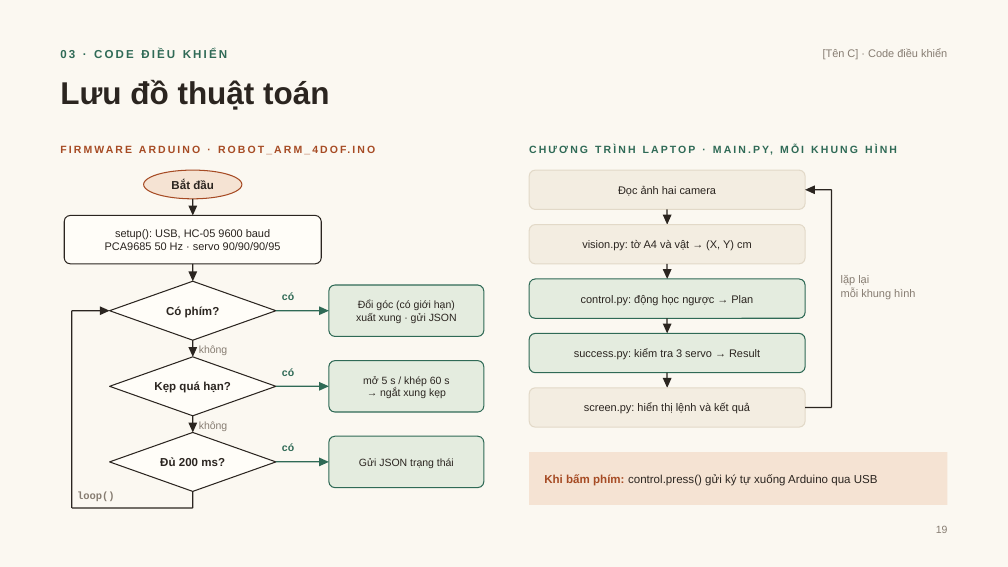
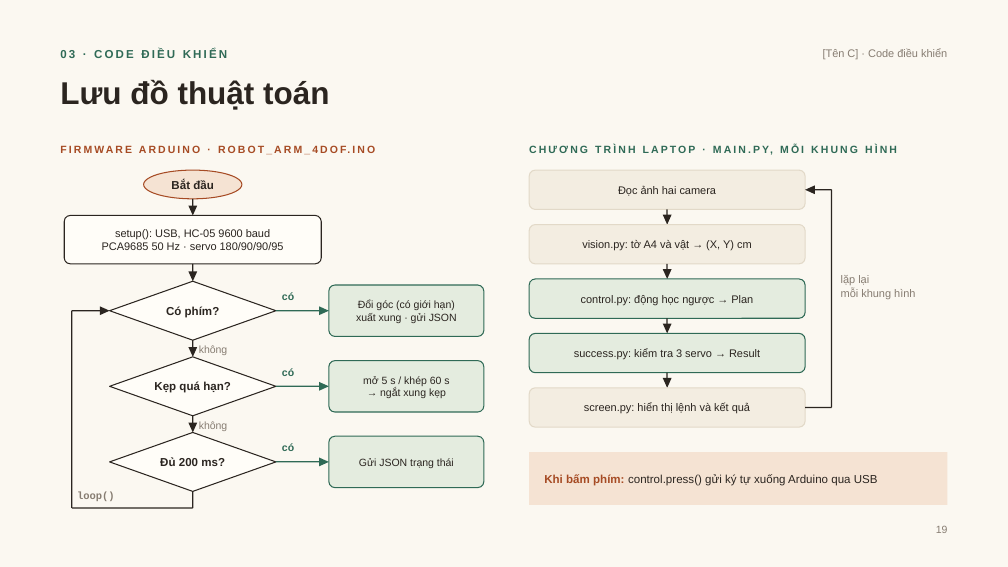
Before and after one commit to DuongNAD/Project_IoT, a slide deck: slide 19 of slides/Project_IoT_ThuyetTrinh.pptx. Drawn at 1008x567 pixels with LibreOffice and Linux fonts; fonts in the diff are those of the drawing. Boxes give left, top, right and bottom in pixels: in the first picture for what was removed or moved away, otherwise in the second. Text is boxed around its words. In the diff, an @@ line names an element or a change of style, - is before the commit and + after.

```diff
--- a/slides/Project_IoT_ThuyetTrinh.pptx
+++ b/slides/Project_IoT_ThuyetTrinh.pptx
@@ text in rounded rectangle at (x1=102, y1=242, x2=284, y2=250): text changed @@
-PCA9685 50 Hz · servo 90/90/90/95
+PCA9685 50 Hz · servo 180/90/90/95
```
Also in this commit, not shown: 2 other slides changed, 1 slide added, 16 other files.
